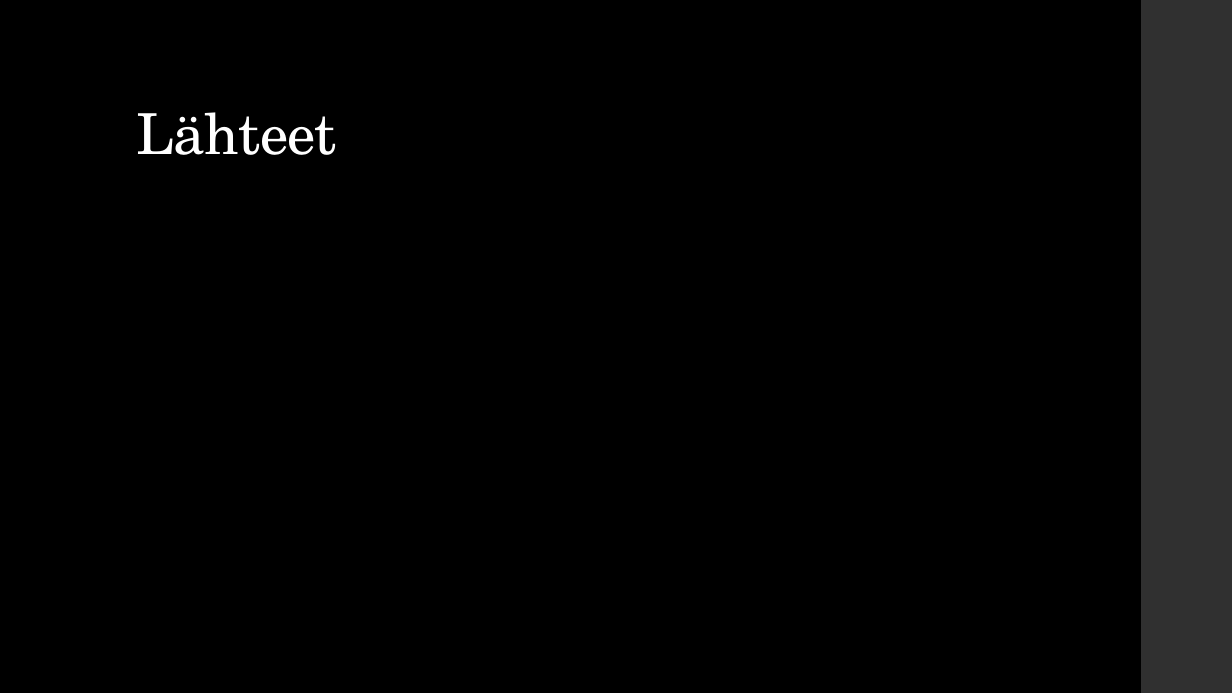
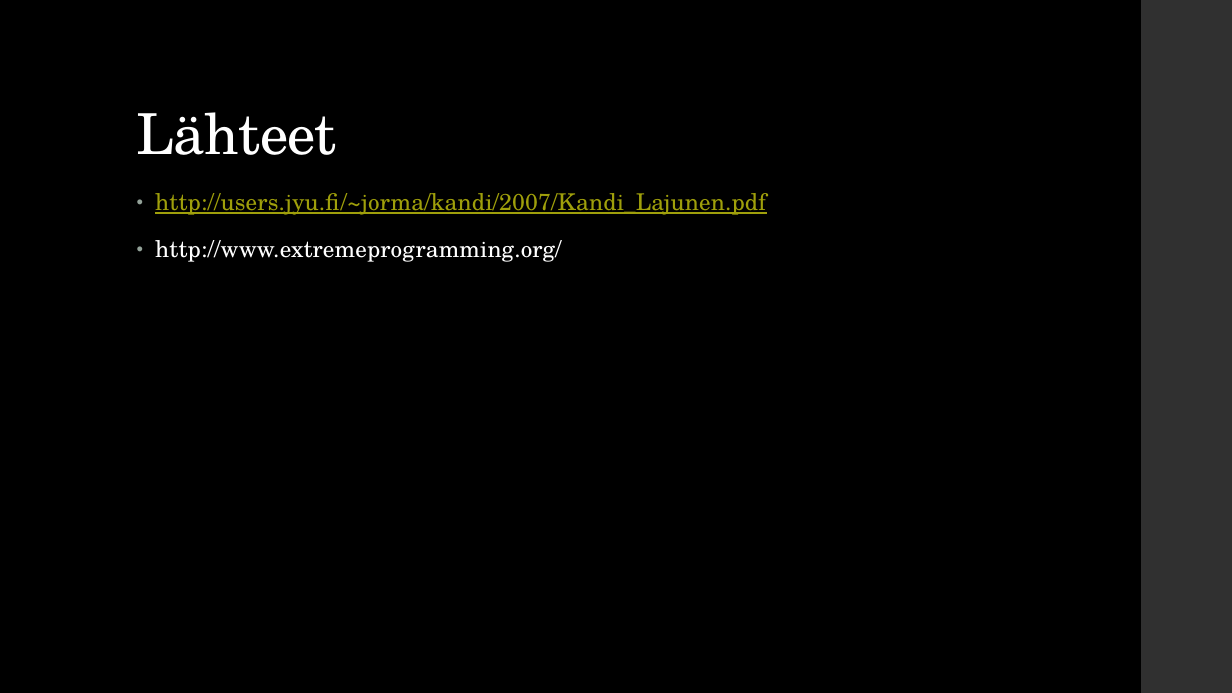
Before and after one commit to vesipeto22/ryhmatyo, a slide deck: slide 9 of Ryhmatyo.pptx. Drawn at 1232x693 pixels with LibreOffice and Linux fonts; fonts in the diff are those of the drawing. Boxes give left, top, right and bottom in pixels: in the first picture for what was removed or moved away, otherwise in the second. Text is boxed around its words. In the diff, an @@ line names an element or a change of style, - is before the commit and + after.

```diff
--- a/Ryhmatyo.pptx
+++ b/Ryhmatyo.pptx
@@ text added at <box>155,193,766,262</box>, 18 pt, text #9F9F0B, underline @@
+• http://users.jyu.fi/~jorma/kandi/2007/Kandi_Lajunen.pdf
+• http://www.extremeprogramming.org/
```
Also in this commit, not shown: 2 other slides changed, 1 slide added, 1 slide removed.
